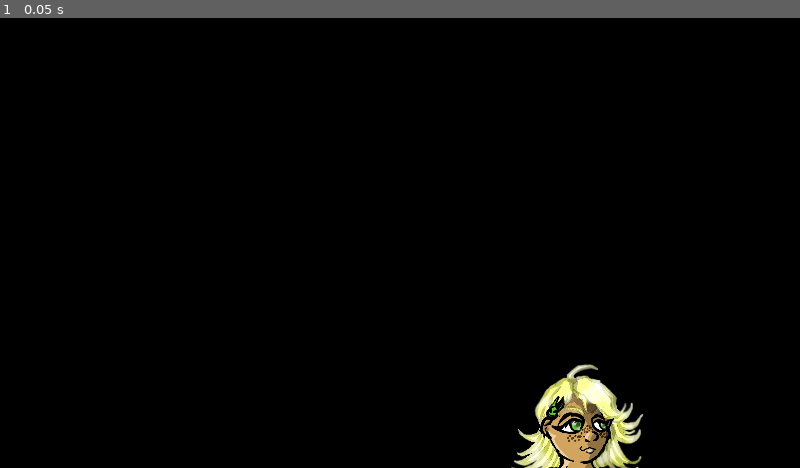
Above: before the commit, frame 1.
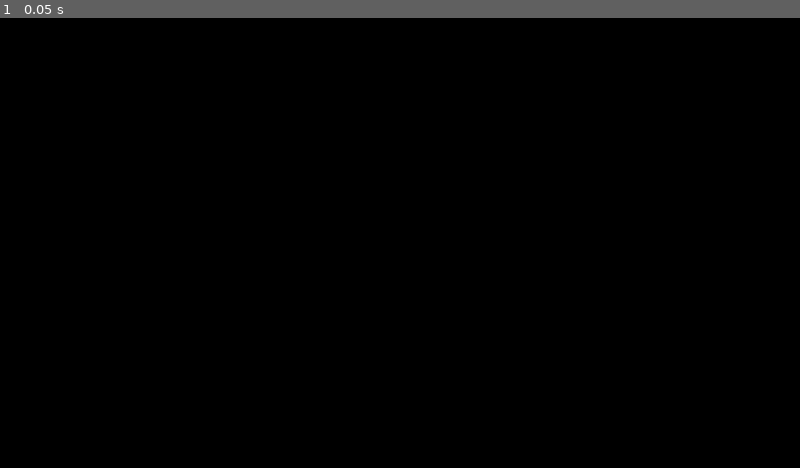
Above: after the commit, the same moment.

Repository: lucaanescu/Road-To-Victory-Game-
Game: Godot game, scene res://Game_start.tscn
The game is run twice, just before and just after one commit, with the same random seed, the same clock (stepped at 60 frames per second) and the same inputs.
Inputs:
- Up to frame 1 (0.05 s): no input

The runs differ from the first frame. In frame 1, 2.0% of the frame differs, in the area x 63-81%, y 76-100%.

Commit message:
changed dialogues
changed the dialogue structure to be able to call on scenes more easily

Diff:
--- /dev/null
+++ b/road-to-victory/Dialogue Box.tscn
@@ -0,0 +1,26 @@
+[gd_scene format=3 uid="uid://dxkyvoemarn68"]
+
+[node name="Node2D" type="CanvasLayer"]
+
+[node name="Panel" type="Panel" parent="."]
+anchors_preset = 7
+anchor_left = 0.5
+anchor_top = 1.0
+anchor_right = 0.5
+anchor_bottom = 1.0
+offset_left = -462.0
+offset_top = -131.0
+offset_right = 462.0
+grow_horizontal = 2
+grow_vertical = 0
+size_flags_horizontal = 3
+size_flags_vertical = 10
+
+[node name="Container" type="Container" parent="Panel"]
+layout_mode = 1
+anchors_preset = 15
+anchor_right = 1.0
+anchor_bottom = 1.0
+
+[node name="TextEdit" type="TextEdit" parent="Panel/Container"]
+layout_mode = 2
--- a/road-to-victory/Game_start.tscn
+++ b/road-to-victory/Game_start.tscn
@@ -1,9 +1,7 @@
-[gd_scene load_steps=8 format=3 uid="uid://cgiqmp0sc0wqt"]
+[gd_scene load_steps=6 format=3 uid="uid://cgiqmp0sc0wqt"]
 
 [ext_resource type="Texture2D" uid="uid://c7k5po60trj0h" path="res://Backgrounds/istockphoto-1415886887-612x612.jpg" id="1_v4lbx"]
 [ext_resource type="Script" path="res://First_map_start.gd" id="1_vnvi4"]
-[ext_resource type="Texture2D" uid="uid://cvotxrnk01n17" path="res://Characters/Aki_neutral.png" id="4_8xfhb"]
-[ext_resource type="Texture2D" uid="uid://bq5ysje77ck57" path="res://Characters/Sunny_Neutral.png" id="4_xvci1"]
 
 [sub_resource type="Animation" id="Animation_x7w64"]
 resource_name = "Fade_out_in"
@@ -46,9 +44,11 @@
 script = ExtResource("1_vnvi4")
 
 [node name="Background image" type="TextureRect" parent="."]
-anchors_preset = 15
-anchor_right = 1.0
-anchor_bottom = 1.0
+anchors_preset = -1
+anchor_right = 1.00015
+anchor_bottom = 1.00228
+offset_right = -1.16803
+offset_bottom = 1.51996
 grow_horizontal = 2
 grow_vertical = 2
 scale = Vector2(1.00119, 0.99613)
@@ -75,14 +75,3 @@
 libraries = {
 "": SubResource("AnimationLibrary_85g4w")
 }
-
-[node name="AkiNeutral" type="Sprite2D" parent="."]
-position = Vector2(750, 383)
-scale = Vector2(0.217718, 0.238769)
-texture = ExtResource("4_8xfhb")
-flip_h = true
-
-[node name="SunnyNeutral" type="Sprite2D" parent="."]
-position = Vector2(406, 387)
-scale = Vector2(0.215476, 0.215476)
-texture = ExtResource("4_xvci1")
--- /dev/null
+++ b/road-to-victory/Json dialogue/First_Chat.json
@@ -0,0 +1,37 @@
+{
+  "First_chat":[
+    {
+      "Character":
+      [
+        "Sunny",
+        "Neutral"
+      ],
+      "text":
+      "Finally!",
+      "Hey Aki!"
+    },
+    {
+      "Character":
+      [
+        "Aki",
+        "Neutral"
+      ],
+      "text": "Hey Sunny"
+    },
+    {
+      "Character":
+      [
+        "Sunny",
+        "Neutral"
+      ],
+      "text": "Nice to see you here testing the dialogue."
+    },
+    {
+      "Character":
+      [
+        "Aki",
+        "Neutral"
+      ],
+      "text": "Indeed."
+    }
+}
--- /dev/null
+++ b/road-to-victory/Scripts/Dialogue_script.gd
@@ -0,0 +1,54 @@
+extends Node
+
+#Dont think this works so ill just load it the old fashioned way
+var scene_text_file = "res://Json dialogue/First_Chat.json"
+
+var scene_text = {}
+var selected_text = []
+var in_progress = false
+
+var json = JSON.new()
+
+@onready var background = self
+@onready var text_label = $MarginContainer/MarginContainer/HBoxContainer/Dialogue
+
+func _ready():
+	$AnimationPlayer.play("RESET")
+	background.visible = false
+	scene_text = load_scene_text()
+	#Text.connect("display_dialog", on_display_dialog)
+
+func load_scene_text():
+	if FileAccess.file_exists(scene_text_file):
+		var json_acc = FileAccess.open(scene_text_file, FileAccess.READ)
+		if json.parse(json_acc.get_as_text()) != OK:
+			print("unable to parse json")
+		return json.data
+
+func show_text():
+	text_label.text = selected_text.pop_front()
+
+
+func next_line():
+	if selected_text.size() > 0:
+		show_text()
+	else:
+		finish()
+
+func finish():
+	$AnimationPlayer.play_backwards("Fade")
+	text_label.text = ""
+	background.visible = false
+	in_progress = false
+	get_tree().paused = false
+
+func _process(delta):
+	if in_progress and Input.is_action_just_pressed("Use"):
+		next_line()
+
+func on_display_dialog(text_key):
+	$AnimationPlayer.play("Fade")
+	get_tree().paused = true
+	background.visible = true
+	in_progress = true
+	selected_text = scene_text[text_key].duplicate()
